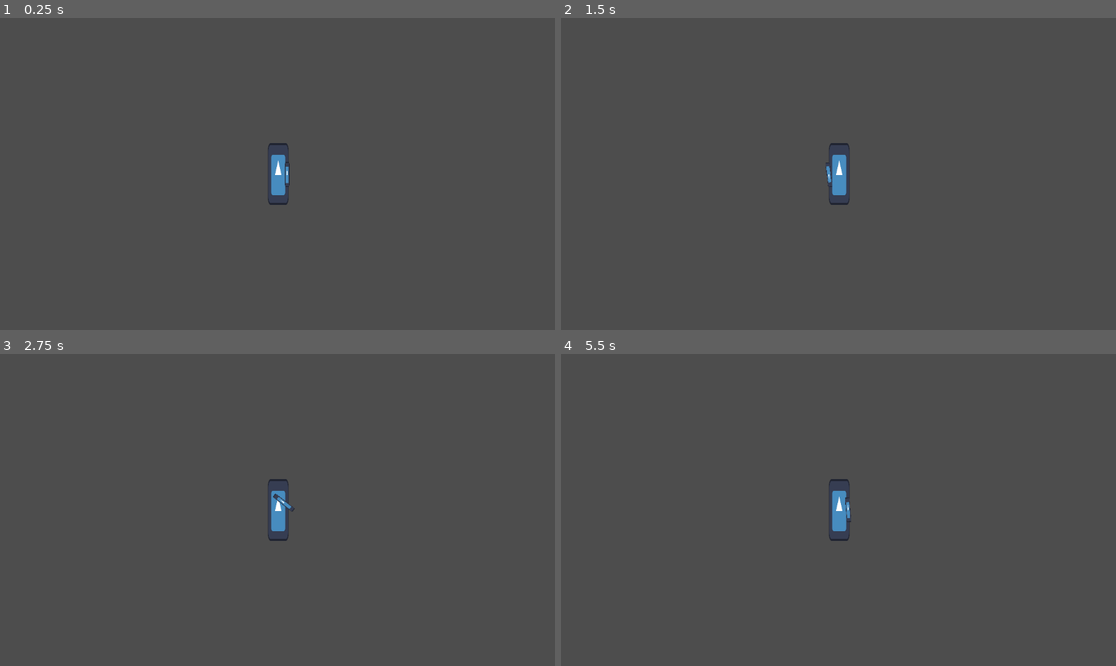
Above: before the commit, frames 1-4 (two rows, left to right).
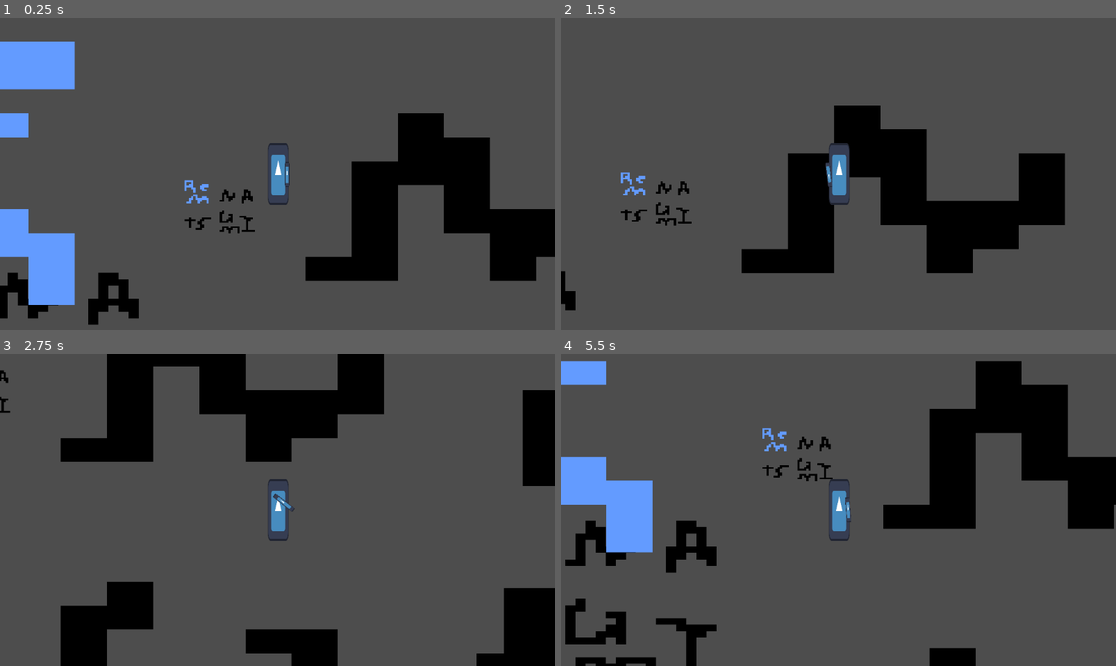
Above: after the commit, the same moments.

Repository: arrowira/miniJam200
Game: Godot game, scene res://Scenes/main.tscn
Two runs of this game, one before a commit and one after it. Both use one fixed random seed, a clock stepped at 60 frames per second and the inputs below. The engine's default icon, where the game draws it, is replaced by a stand-in: a white triangle on a blue panel in a dark square.
Inputs (mouse positions are in pixels of both pictures, inside the frame that each line leads up to):
- Up to frame 1 (0.25 s): no input
- Up to frame 2 (1.5 s): tap Enter at 0.5 s; move the mouse to (960, 158) at 0.52 s; hold D (Right) 0.53-1.28 s; tap Shift (Dash) at 0.6 s; click (960, 158) at 0.67 s; move the mouse to (727, 189) at 1.27 s; hold S (Down) from 1.28 s (still down); tap Space (Space) at 1.35 s
- Up to frame 3 (2.75 s): move the mouse to (333, 441) at 2.02 s; release S (Down) at 2.03 s; hold D (Right) from 2.03 s (still down); tap Shift (Dash) at 2.1 s
- Up to frame 4 (5.5 s): move the mouse to (810, 572) at 2.77 s; release D (Right) at 2.78 s; hold W (Up) 2.78-3.53 s; tap Space (Space) at 2.85, 4.35 s; click (810, 572) at 2.92 s; move the mouse to (1005, 556) at 3.52 s; hold A (Left) 3.53-5.03 s; tap Shift (Dash) at 3.6, 5.1 s; move the mouse to (672, 463) at 4.27 s; move the mouse to (866, 510) at 5.02 s; hold S (Down) from 5.03 s (still down); click (866, 510) at 5.17 s

The runs differ from the first frame. In frame 1, 18% of the frame differs, in the area x 0-100%, y 7-99%; in frame 2, 14%; in frame 3, 19%, in the area x 0-100%, y 0-100%; in frame 4, 18%.

Commit message:
BackgroundTest

Diff:
--- a/minijam-200/Scenes/main.tscn
+++ b/minijam-200/Scenes/main.tscn
@@ -1,9 +1,34 @@
-[gd_scene load_steps=2 format=3 uid="uid://dqlq65abvfvhe"]
+[gd_scene load_steps=3 format=3 uid="uid://dqlq65abvfvhe"]
 
+[ext_resource type="Texture2D" uid="uid://dp4rfoifvw87i" path="res://Sprites/Background.png" id="1_bo1nx"]
 [ext_resource type="PackedScene" uid="uid://dn0wyr0nn2y2q" path="res://Scenes/Player.tscn" id="1_jjgbg"]
 
 [node name="main" type="Node2D"]
 
+[node name="Background" type="Sprite2D" parent="."]
+texture_filter = 1
+position = Vector2(-120, 72)
+scale = Vector2(4.576159, 3.6769583)
+texture = ExtResource("1_bo1nx")
+
+[node name="Background" type="Sprite2D" parent="Background"]
+texture_filter = 1
+position = Vector2(-105.32849, 76.693825)
+scale = Vector2(4.576159, 3.6769583)
+texture = ExtResource("1_bo1nx")
+
+[node name="Background" type="Sprite2D" parent="Background/Background"]
+texture_filter = 1
+position = Vector2(31.51677, 4.955612)
+scale = Vector2(4.576159, 3.6769583)
+texture = ExtResource("1_bo1nx")
+
+[node name="Background" type="Sprite2D" parent="Background/Background/Background"]
+texture_filter = 1
+position = Vector2(5.019284, -2.4138772)
+scale = Vector2(4.576159, 3.6769583)
+texture = ExtResource("1_bo1nx")
+
 [node name="Player" parent="." instance=ExtResource("1_jjgbg")]
 
 [node name="Camera2D" type="Camera2D" parent="Player"]
Binary file added: minijam-200/Sprites/Background.png
Not shown, added: minijam-200/Sprites/Background.png.import
